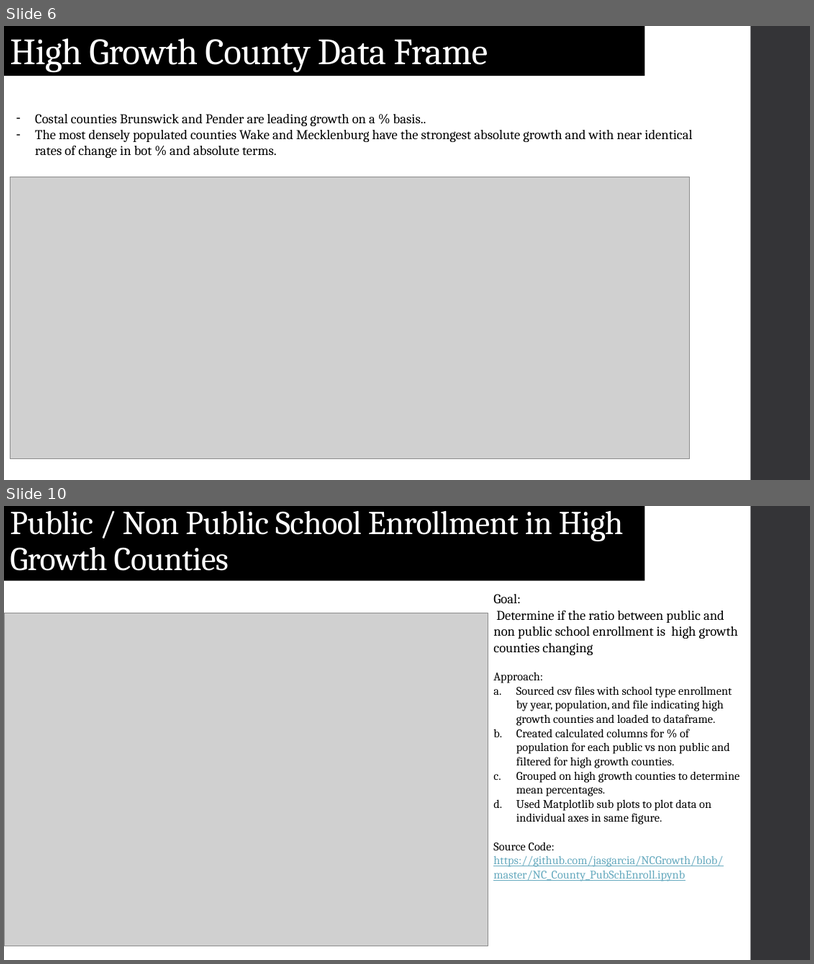
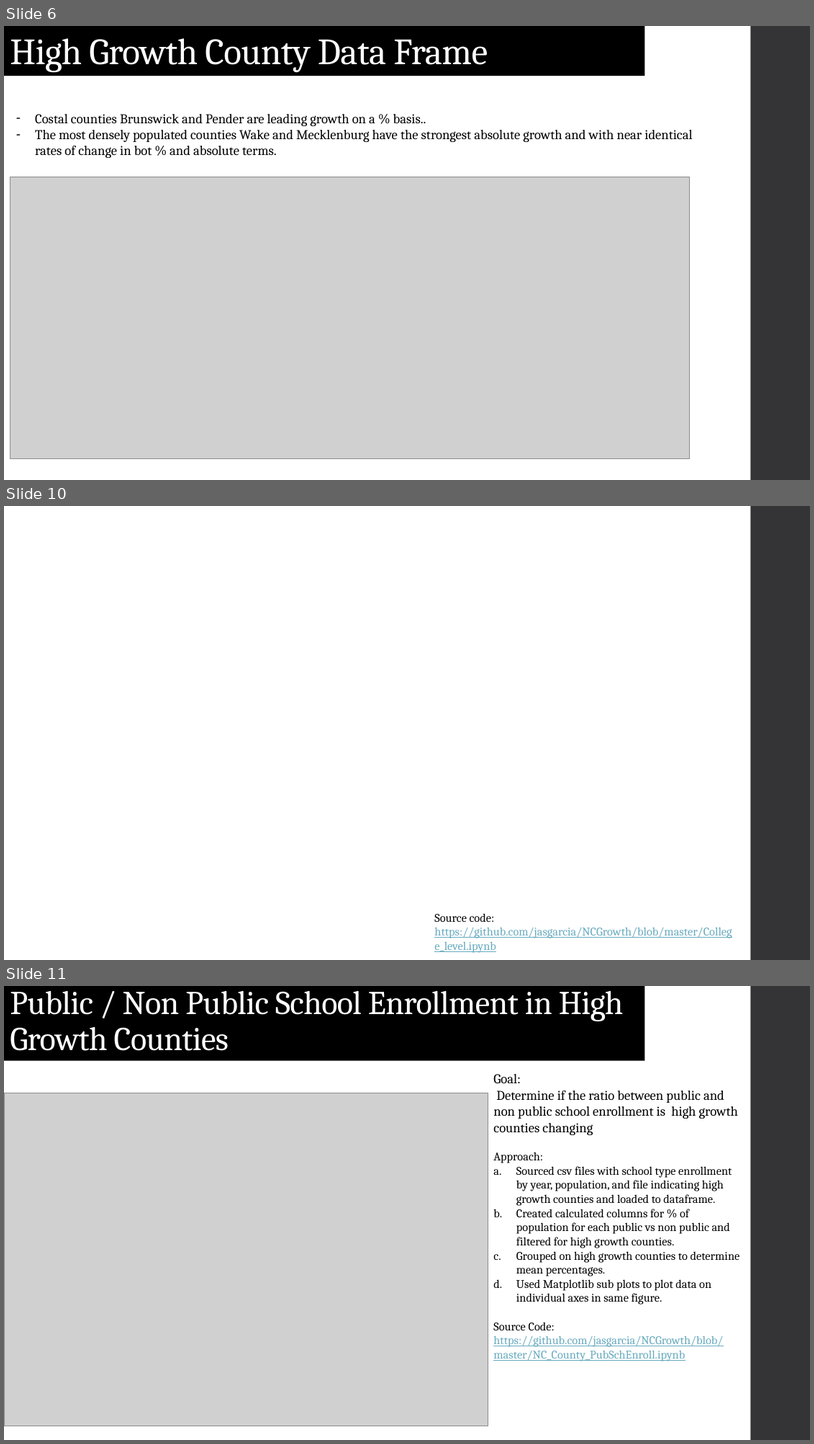
Before and after one commit to jasgarcia/NCGrowth, a slide deck: presentation/NC Growth.pptx. Shown one above the other, each under a label of ours: slides 6 and 10 before the commit, slides 6, 10 and 11 after it; the slides between them are not shown. The pictures are 814x964 and 814x1444 pixels, drawn with LibreOffice and Linux fonts; fonts in the diff are those of the drawing; grey boxes stand for pictures; background and template pictures are left out. Boxes give left, top, right and bottom in pixels: in the first picture for what was removed or moved away, otherwise in the second. Text is boxed around its words. In the diff, an @@ line names an element or a change of style, - is before the commit and + after.

```diff
--- a/presentation/NC Growth.pptx
+++ b/presentation/NC Growth.pptx
@@ slide 10 added at (4, 506, 810, 960), background picture (left out); not listed: 1 template element that a slide beside it also shows @@
@@ text added at (435, 913, 732, 952), 14 pt, text #67AABF, underline @@
+Source code: https://github.com/jasgarcia/NCGrowth/blob/master/College_level.ipynb
@@ what was slide 10 is now slide 11 @@
```
Also in this commit, not shown: 2 slides changed, 2 other slides added, 2 slides removed.
